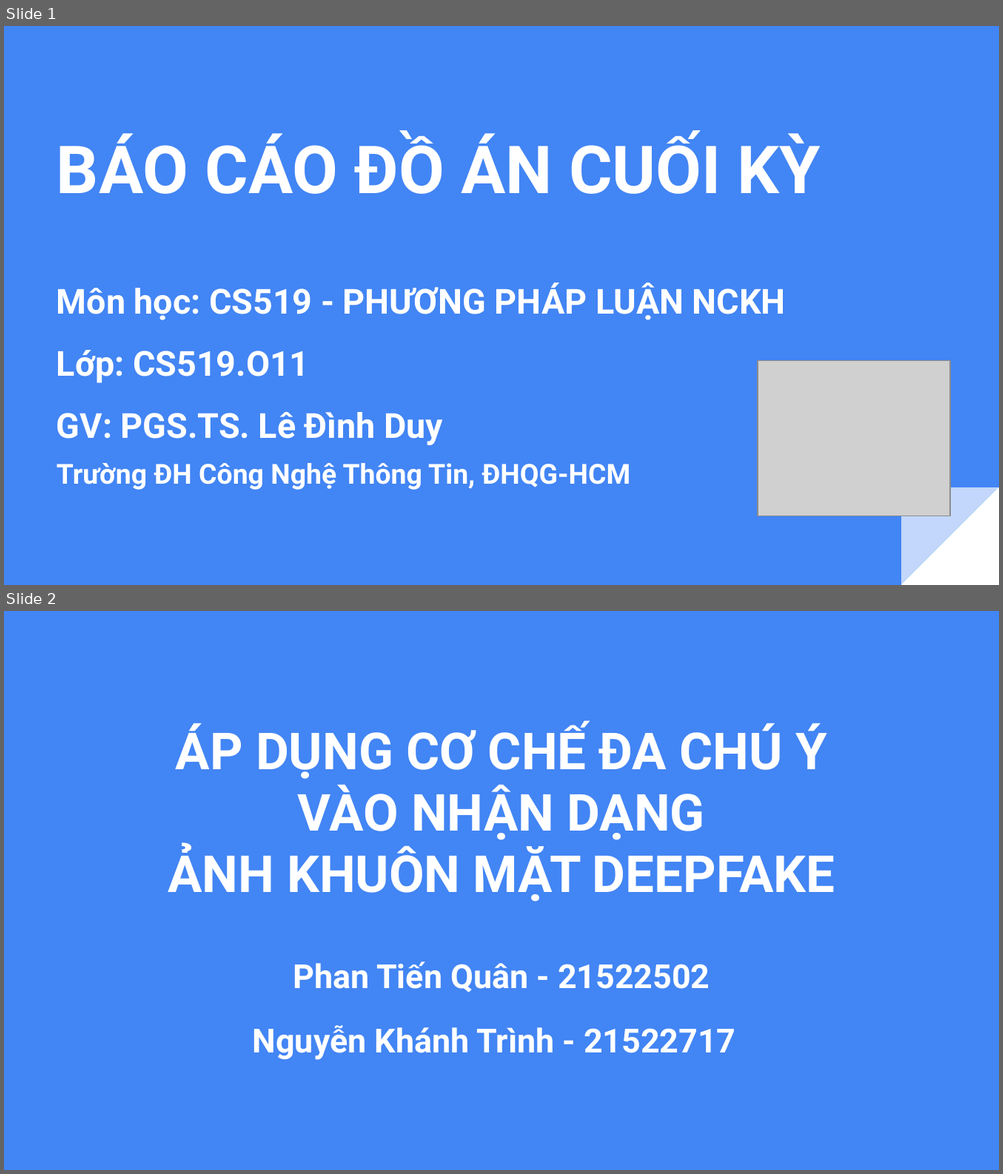
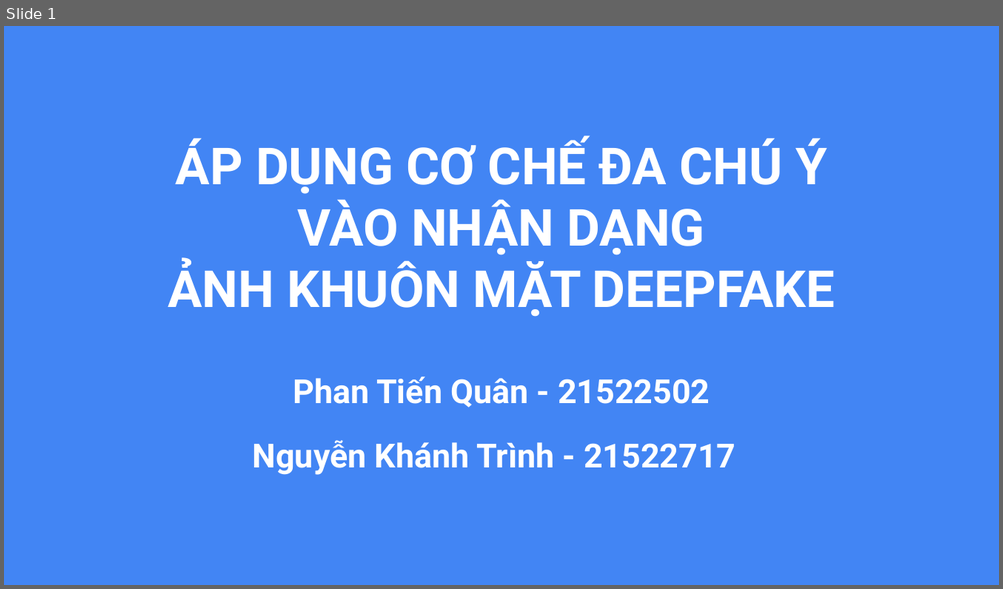
Before and after one commit to NgKhTr/CS519.O11, a slide deck: Slides.pptx. Shown one above the other, each under a label of ours: slides 1 and 2 before the commit, slide 1 after it. The pictures are 1003x1174 and 1003x589 pixels, drawn with LibreOffice and Linux fonts; fonts in the diff are those of the drawing; grey boxes stand for pictures. Boxes give left, top, right and bottom in pixels: in the first picture for what was removed or moved away, otherwise in the second. Text is boxed around its words. In the diff, an @@ line names an element or a change of style, - is before the commit and + after.

```diff
--- a/Slides.pptx
+++ b/Slides.pptx
@@ slide 1 removed at [4, 26, 999, 585], background #4285F4 @@
@@ title removed at [57, 133, 820, 194] @@
-BÁO CÁO ĐỒ ÁN CUỐI KỲ
@@ title removed at [57, 283, 785, 446] @@
-Môn học: CS519 - PHƯƠNG PHÁP LUẬN NCKH
-Lớp: CS519.O11
-GV: PGS.TS. Lê Đình Duy
@@ picture removed at [757, 361, 950, 517] @@
@@ subtitle removed at [57, 463, 631, 490] @@
-Trường ĐH Công Nghệ Thông Tin, ĐHQG-HCM
@@ right triangle removed at [901, 488, 999, 585] @@
@@ round rect removed at [901, 488, 999, 585] @@
@@ what was slide 2 is now slide 1 @@
```
Also in this commit, not shown: 3 other files.
